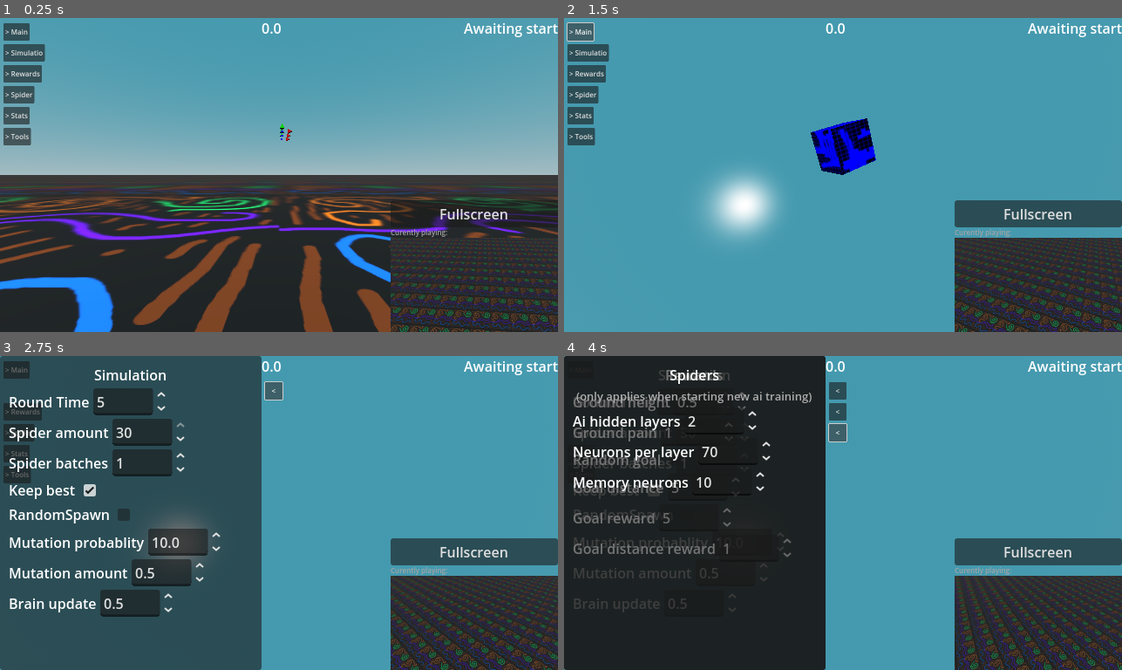
Above: before the commit, frames 1-4 (two rows, left to right).
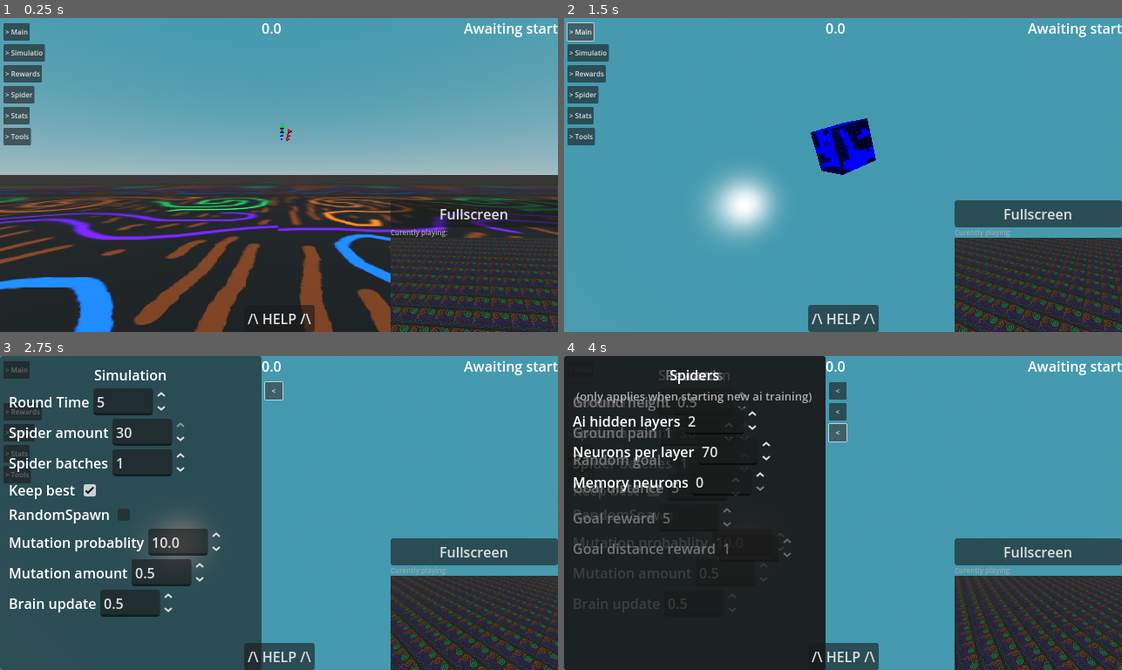
Above: after the commit, the same moments.

Repository: officialErnests/de-ai-ed
Game: Godot game, scene res://scenes/main.tscn
The game is run twice, just before and just after one commit, with the same random seed, the same clock (stepped at 60 frames per second) and the same inputs.
Inputs:
- Up to frame 1 (0.25 s): no input
- Up to frame 2 (1.5 s): click "> Main" at 0.5 s; click "<" at 1.25 s
- Up to frame 3 (2.75 s): click "> Simulatio" at 2 s
- Up to frame 4 (4 s): click "> Rewards" at 2.75 s; click "> Spider" at 3.5 s

The runs differ from the first frame. In frame 1, 1.4% of the frame differs, in the area x 0-94%, y 57-100%; in frame 2, 1.1%; in frame 3, 1.1%; in frame 4, 0.9%.

Commit message:
Added readme and instructions in game

Diff:
--- a/scenes/main.tscn
+++ b/scenes/main.tscn
@@ -29,11 +29,11 @@
 
 [sub_resource type="StandardMaterial3D" id="StandardMaterial3D_tbgi4"]
 albedo_texture = ExtResource("1_sugp2")
-uv1_scale = Vector3(1000, 1000, 1000)
+uv1_scale = Vector3(10000, 10000, 10000)
 uv1_triplanar_sharpness = 0.006702052
 
 [sub_resource type="PlaneMesh" id="PlaneMesh_sugp2"]
-size = Vector2(1000, 1000)
+size = Vector2(10000, 10000)
 
 [sub_resource type="PhysicsMaterial" id="PhysicsMaterial_tefeu"]
 
@@ -235,6 +235,7 @@
 script = ExtResource("8_85g3d")
 node = NodePath("../..")
 slide_offset = Vector2(-300, 0)
+slide_steps = 10.0
 slider_open_text = "<"
 slider_close_text = "> Main"
 is_open = false
@@ -374,6 +375,7 @@
 script = ExtResource("8_85g3d")
 node = NodePath("../..")
 slide_offset = Vector2(-300, 0)
+slide_steps = 10.0
 slider_open_text = "<"
 slider_close_text = "> Simulatio"
 is_open = false
@@ -488,6 +490,7 @@
 script = ExtResource("8_85g3d")
 node = NodePath("../..")
 slide_offset = Vector2(-300, 0)
+slide_steps = 10.0
 slider_open_text = "<"
 slider_close_text = "> Rewards"
 is_open = false
@@ -557,7 +560,6 @@
 
 [node name="SpinBox" type="SpinBox" parent="Camera_setup/NeckOrSmthing/Dron/Floating_cam/Gui/Spider/Panel/VBoxContainer/HBoxContainer3"]
 layout_mode = 2
-value = 10.0
 
 [node name="Control" type="Control" parent="Camera_setup/NeckOrSmthing/Dron/Floating_cam/Gui/Spider"]
 z_index = -1
@@ -573,6 +575,7 @@
 script = ExtResource("8_85g3d")
 node = NodePath("../..")
 slide_offset = Vector2(-300, 0)
+slide_steps = 10.0
 slider_open_text = "<"
 slider_close_text = "> Spider"
 is_open = false
@@ -669,6 +672,7 @@
 script = ExtResource("8_85g3d")
 node = NodePath("../..")
 slide_offset = Vector2(-300, 0)
+slide_steps = 10.0
 slider_open_text = "<"
 slider_close_text = "> Stats"
 is_open = false
@@ -811,6 +815,7 @@
 script = ExtResource("8_85g3d")
 node = NodePath("../..")
 slide_offset = Vector2(-300, 0)
+slide_steps = 10.0
 slider_open_text = "<"
 slider_close_text = "> Tools"
 is_open = false
@@ -868,6 +873,376 @@
 theme_override_font_sizes/font_size = 8
 text = "Curently playing:"
 vertical_alignment = 2
+
+[node name="Readme" type="CanvasLayer" parent="Camera_setup/NeckOrSmthing/Dron/Floating_cam"]
+layer = 2
+
+[node name="Panel" type="Panel" parent="Camera_setup/NeckOrSmthing/Dron/Floating_cam/Readme"]
+anchors_preset = -1
+anchor_left = 0.1
+anchor_top = 0.1
+anchor_right = 0.9
+anchor_bottom = 0.9
+grow_horizontal = 2
+grow_vertical = 2
+
+[node name="ScrollContainer" type="ScrollContainer" parent="Camera_setup/NeckOrSmthing/Dron/Floating_cam/Readme/Panel"]
+layout_mode = 1
+anchors_preset = 15
+anchor_right = 1.0
+anchor_bottom = 1.0
+offset_top = 10.0
+offset_right = -4.0
+offset_bottom = -10.0
+grow_horizontal = 2
+grow_vertical = 2
+scroll_vertical = 1096
+horizontal_scroll_mode = 0
+vertical_scroll_mode = 2
+
+[node name="VBoxContainer" type="VBoxContainer" parent="Camera_setup/NeckOrSmthing/Dron/Floating_cam/Readme/Panel/ScrollContainer"]
+custom_minimum_size = Vector2(488, 0)
+layout_mode = 2
+
+[node name="top" type="Label" parent="Camera_setup/NeckOrSmthing/Dron/Floating_cam/Readme/Panel/ScrollContainer/VBoxContainer"]
+layout_mode = 2
+theme_override_colors/font_color = Color(0, 0, 0, 1)
+theme_override_colors/font_outline_color = Color(1, 1, 1, 1)
+theme_override_constants/outline_size = 30
+theme_override_font_sizes/font_size = 50
+text = "DEAIED"
+horizontal_alignment = 1
+
+[node name="smaller" type="Label" parent="Camera_setup/NeckOrSmthing/Dron/Floating_cam/Readme/Panel/ScrollContainer/VBoxContainer"]
+layout_mode = 2
+theme_override_colors/font_color = Color(0.76240367, 0.76240367, 0.76240367, 1)
+text = "aka Terry simulator 2000"
+horizontal_alignment = 1
+
+[node name="middle" type="Label" parent="Camera_setup/NeckOrSmthing/Dron/Floating_cam/Readme/Panel/ScrollContainer/VBoxContainer"]
+layout_mode = 2
+theme_override_constants/outline_size = 10
+theme_override_font_sizes/font_size = 30
+text = "Quick intro"
+horizontal_alignment = 1
+
+[node name="p" type="Label" parent="Camera_setup/NeckOrSmthing/Dron/Floating_cam/Readme/Panel/ScrollContainer/VBoxContainer"]
+layout_mode = 2
+text = "DEAIED is a digital simulation of spiders called Terry
+Terry use neural network to controll their movement.
+
+What is Terryis goal?
+Quite simple, stay above some height and reaach target.
+
+Also movement:
+Wasd - move
+Esc  - exit mouse lock
+Right click - enter / exit mouse lock
+Left clink - exit mouse lock / use tool"
+horizontal_alignment = 1
+
+[node name="middle2" type="Label" parent="Camera_setup/NeckOrSmthing/Dron/Floating_cam/Readme/Panel/ScrollContainer/VBoxContainer"]
+layout_mode = 2
+theme_override_constants/outline_size = 10
+theme_override_font_sizes/font_size = 30
+text = "Quick overview"
+horizontal_alignment = 1
+
+[node name="p2" type="Label" parent="Camera_setup/NeckOrSmthing/Dron/Floating_cam/Readme/Panel/ScrollContainer/VBoxContainer"]
+layout_mode = 2
+text = "In this project you have simple gui
+
+- preview in bottom right
+- generation in top right
+- timer at top
+- help button at bottom
+- simulation controll and settings on left"
+horizontal_alignment = 1
+
+[node name="small" type="Label" parent="Camera_setup/NeckOrSmthing/Dron/Floating_cam/Readme/Panel/ScrollContainer/VBoxContainer"]
+layout_mode = 2
+theme_override_colors/font_outline_color = Color(0, 0, 0.5137255, 1)
+theme_override_constants/outline_size = 5
+theme_override_font_sizes/font_size = 25
+text = "Tab - Main"
+horizontal_alignment = 1
+
+[node name="p3" type="Label" parent="Camera_setup/NeckOrSmthing/Dron/Floating_cam/Readme/Panel/ScrollContainer/VBoxContainer"]
+layout_mode = 2
+text = "Main tab controlls the simulation
+
+- You can start training here
+- Pause training
+- Finnish batch
+- Save your creation
+- Open save folder
+- Refresh saves folder
+- And load Terries"
+horizontal_alignment = 1
+
+[node name="small2" type="Label" parent="Camera_setup/NeckOrSmthing/Dron/Floating_cam/Readme/Panel/ScrollContainer/VBoxContainer"]
+layout_mode = 2
+theme_override_colors/font_outline_color = Color(0, 0, 0.5137255, 1)
+theme_override_constants/outline_size = 5
+theme_override_font_sizes/font_size = 25
+text = "Tab - Simulation"
+horizontal_alignment = 1
+
+[node name="p4" type="Label" parent="Camera_setup/NeckOrSmthing/Dron/Floating_cam/Readme/Panel/ScrollContainer/VBoxContainer"]
+layout_mode = 2
+text = "Simulation tab is where all the simulation thingies hide
+
+- Set how each simulation runs for
+- How many spiders are spawned per batch
+- How many batches are spawned per simulation
+- Is the best Terry kept trough simulations
+- Is terry spawned randomly
+- How likely is to mutate neuron
+- How much the neuron mutates (in range)
+- How fast the brainn updates aka thinking cycle"
+horizontal_alignment = 1
+
+[node name="small3" type="Label" parent="Camera_setup/NeckOrSmthing/Dron/Floating_cam/Readme/Panel/ScrollContainer/VBoxContainer"]
+layout_mode = 2
+theme_override_colors/font_outline_color = Color(0, 0, 0.5137255, 1)
+theme_override_constants/outline_size = 5
+theme_override_font_sizes/font_size = 25
+text = "Tab - Rewards"
+horizontal_alignment = 1
+
+[node name="p5" type="Label" parent="Camera_setup/NeckOrSmthing/Dron/Floating_cam/Readme/Panel/ScrollContainer/VBoxContainer"]
+layout_mode = 2
+text = "Rewards tab is to do everything how terry gets hurt
+and also how he gets rewards
+
+- How hig Terry has to go up not to get hurt
+(indicated by him beeing red)
+- How much Terry is hurt if below this treshold
+- Spawns goals in random direction
+- How far goal is from Terry
+- How much terry gets from goal
+- How much terry gets for aproaching goal"
+horizontal_alignment = 1
+
+[node name="small4" type="Label" parent="Camera_setup/NeckOrSmthing/Dron/Floating_cam/Readme/Panel/ScrollContainer/VBoxContainer"]
+layout_mode = 2
+theme_override_colors/font_outline_color = Color(0, 0, 0.5137255, 1)
+theme_override_constants/outline_size = 5
+theme_override_font_sizes/font_size = 25
+text = "Tab - Spider"
+horizontal_alignment = 1
+
+[node name="p6" type="Label" parent="Camera_setup/NeckOrSmthing/Dron/Floating_cam/Readme/Panel/ScrollContainer/VBoxContainer"]
+layout_mode = 2
+text = "Spider tab is for Terries brain
+It only comes in effect if you start a new simulation
+(More about these at the bottom [Explanation])
+
+- How many hidden neurons Terry has
+- How many neurons per hidden layer
+- How many memory neurons Terry has
+(Memory neurons let terry remember, aka set info)"
+horizontal_alignment = 1
+
+[node name="small5" type="Label" parent="Camera_setup/NeckOrSmthing/Dron/Floating_cam/Readme/Panel/ScrollContainer/VBoxContainer"]
+layout_mode = 2
+theme_override_colors/font_outline_color = Color(0, 0, 0.5137255, 1)
+theme_override_constants/outline_size = 5
+theme_override_font_sizes/font_size = 25
+text = "Tab - Statistics"
+horizontal_alignment = 1
+
+[node name="p7" type="Label" parent="Camera_setup/NeckOrSmthing/Dron/Floating_cam/Readme/Panel/ScrollContainer/VBoxContainer"]
+layout_mode = 2
+text = "Statistics is simply to show or hide graphs
+Graphs can be located in simulation
+(they all just show or hide statistics)"
+horizontal_alignment = 1
+
+[node name="small6" type="Label" parent="Camera_setup/NeckOrSmthing/Dron/Floating_cam/Readme/Panel/ScrollContainer/VBoxContainer"]
+layout_mode = 2
+theme_override_colors/font_outline_color = Color(0, 0, 0.5137255, 1)
+theme_override_constants/outline_size = 5
+theme_override_font_sizes/font_size = 25
+text = "Tab - Tools"
+horizontal_alignment = 1
+
+[node name="p8" type="Label" parent="Camera_setup/NeckOrSmthing/Dron/Floating_cam/Readme/Panel/ScrollContainer/VBoxContainer"]
+layout_mode = 2
+text = "Tool tab is used for picking tools to interact
+or view the simulation
+
+- Viewer, Drager and Killer are tools
+Each of em is indicated by difrent colors
+Viewer - Puts selected Terry in preview
+Drager - Moves selected Terry around
+Killer - Kills selected Terry (can't kill the last Terry)
+- Per which generation terry is saved
+- Loads all Terries in preview from save
+Used for timelapse n stuff
+- Loads specific Terry in preview
+- Starts a new generation from selected Terry
+(Used if you have Terry that u liked in preview)"
+horizontal_alignment = 1
+
+[node name="small7" type="Label" parent="Camera_setup/NeckOrSmthing/Dron/Floating_cam/Readme/Panel/ScrollContainer/VBoxContainer"]
+layout_mode = 2
+theme_override_colors/font_outline_color = Color(0, 0, 0.5137255, 1)
+theme_override_constants/outline_size = 5
+theme_override_font_sizes/font_size = 25
+text = "Timer"
+horizontal_alignment = 1
+
+[node name="p9" type="Label" parent="Camera_setup/NeckOrSmthing/Dron/Floating_cam/Readme/Panel/ScrollContainer/VBoxContainer"]
+layout_mode = 2
+text = "At the top is timer that counts down the end of simulation
+when timer ends it picks best Terries and reloads simulation"
+horizontal_alignment = 1
+
+[node name="small8" type="Label" parent="Camera_setup/NeckOrSmthing/Dron/Floating_cam/Readme/Panel/ScrollContainer/VBoxContainer"]
+layout_mode = 2
+theme_override_colors/font_outline_color = Color(0, 0, 0.5137255, 1)
+theme_override_constants/outline_size = 5
+theme_override_font_sizes/font_size = 25
+text = "Generation"
+horizontal_alignment = 1
+
+[node name="p10" type="Label" parent="Camera_setup/NeckOrSmthing/Dron/Floating_cam/Readme/Panel/ScrollContainer/VBoxContainer"]
+layout_mode = 2
+text = "At top right shows which generation is curent"
+horizontal_alignment = 1
+
+[node name="small9" type="Label" parent="Camera_setup/NeckOrSmthing/Dron/Floating_cam/Readme/Panel/ScrollContainer/VBoxContainer"]
+layout_mode = 2
+theme_override_colors/font_outline_color = Color(0, 0, 0.5137255, 1)
+theme_override_constants/outline_size = 5
+theme_override_font_sizes/font_size = 25
+text = "Preview"
+horizontal_alignment = 1
+
+[node name="p11" type="Label" parent="Camera_setup/NeckOrSmthing/Dron/Floating_cam/Readme/Panel/ScrollContainer/VBoxContainer"]
+layout_mode = 2
+text = "Preview is at bottom right
+It is used to spectate best spider
+(there is text on what is beeing loaded curently)
+Fullscreen button can be pressed to put preview fullscreen"
+horizontal_alignment = 1
+
+[node name="middle3" type="Label" parent="Camera_setup/NeckOrSmthing/Dron/Floating_cam/Readme/Panel/ScrollContainer/VBoxContainer"]
+layout_mode = 2
+theme_override_constants/outline_size = 10
+theme_override_font_sizes/font_size = 30
+text = "How Terry works?"
+horizontal_alignment = 1
+
+[node name="small10" type="Label" parent="Camera_setup/NeckOrSmthing/Dron/Floating_cam/Readme/Panel/ScrollContainer/VBoxContainer"]
+layout_mode = 2
+theme_override_colors/font_outline_color = Color(0, 0, 0.5137255, 1)
+theme_override_constants/outline_size = 5
+theme_override_font_sizes/font_size = 25
+text = "Thinking"
+horizontal_alignment = 1
+
+[node name="p12" type="Label" parent="Camera_setup/NeckOrSmthing/Dron/Floating_cam/Readme/Panel/ScrollContainer/VBoxContainer"]
+layout_mode = 2
+text = "Terry uses Neurons to think
+There is 52 Input neurons
+which are the neurons on leg rotation and hinge rotation
+goal direction and others
+
+And Terry has 24 outputs
+x and y rotation for base leg
+and y rotation for tail leg
+
+Also memory neurons
+which are there for memory
+terry can output values to these and then
+those values will be fed back into inputs"
+horizontal_alignment = 1
+
+[node name="small11" type="Label" parent="Camera_setup/NeckOrSmthing/Dron/Floating_cam/Readme/Panel/ScrollContainer/VBoxContainer"]
+layout_mode = 2
+theme_override_colors/font_outline_color = Color(0, 0, 0.5137255, 1)
+theme_override_constants/outline_size = 5
+theme_override_font_sizes/font_size = 25
+text = "Rewards and selection"
+horizontal_alignment = 1
+
+[node name="p13" type="Label" parent="Camera_setup/NeckOrSmthing/Dron/Floating_cam/Readme/Panel/ScrollContainer/VBoxContainer"]
+layout_mode = 2
+text = "After time has reached zero selcetion process kicks in
+First it gets the points from each Terry
+They are the time and distance spent under height treshold
+The goals reached
+And the distance to curent goal
+
+Then starts sellection
+The Terry with most points is safe from elemination
+(if setting enabled)
+Then weighted on point difrance new generation of
+Terries is selected, the more points the more likely to survive
+
+Then data is saved
+The avg, min, max and other data is saved
+In order to be able to load it in graph
+Also each 25 rounds (by default but can be changed)]
+There is autosave where best Terry is saved
+Then they all can be played back in preview
+As well trained, branching off"
+horizontal_alignment = 1
+
+[node name="middle4" type="Label" parent="Camera_setup/NeckOrSmthing/Dron/Floating_cam/Readme/Panel/ScrollContainer/VBoxContainer"]
+layout_mode = 2
+theme_override_constants/outline_size = 10
+theme_override_font_sizes/font_size = 30
+text = "Finnal words"
+horizontal_alignment = 1
+
+[node name="p14" type="Label" parent="Camera_setup/NeckOrSmthing/Dron/Floating_cam/Readme/Panel/ScrollContainer/VBoxContainer"]
+layout_mode = 2
+text = "So yeah this took me 48~ hrs and had alot of fun
+There is so many features and debuging
+And it wasn't a smooth ride..
+BUT i did it and this is my biggest project yet :DD
+Also Terry starts to be decent about 500 gen..
+But it is all up to chance, that is how this works
+Also haven't gotten one that starts walkin as well XD
+Ig this is a bit too complex to deal with 52 inputs and
+16 outputs in physics simulation ;u;
+So i'm gonna be spending some time later just trying
+to get THE ONE chosen Terry that can walk XD"
+horizontal_alignment = 1
+
+[node name="Control" type="Control" parent="Camera_setup/NeckOrSmthing/Dron/Floating_cam/Readme"]
+z_index = -1
+layout_mode = 3
+anchors_preset = 15
+anchor_right = 1.0
+anchor_bottom = 1.0
+grow_horizontal = 2
+grow_vertical = 2
+mouse_filter = 2
+
+[node name="Button" type="Button" parent="Camera_setup/NeckOrSmthing/Dron/Floating_cam/Readme/Control" node_paths=PackedStringArray("node")]
+layout_mode = 1
+anchors_preset = 7
+anchor_left = 0.5
+anchor_top = 1.0
+anchor_right = 0.5
+anchor_bottom = 1.0
+offset_left = -10.5
+offset_top = -31.0
+offset_right = 10.5
+grow_horizontal = 2
+grow_vertical = 0
+text = "O"
+script = ExtResource("8_85g3d")
+node = NodePath("../../Panel")
+slide_offset = Vector2(0, 360)
+slide_steps = 10.0
+slider_open_text = "\\/ HELP \\/"
+slider_close_text = "/\\ HELP /\\"
+is_open = false
 
 [node name="Spidersss" type="Node3D" parent="." node_paths=PackedStringArray("start", "pause_button", "force_stop_butto …(965 unchanged characters)…
 script = ExtResource("7_tipki")
--- a/scripts/camera_movement.gd
+++ b/scripts/camera_movement.gd
@@ -9,9 +9,9 @@
 const SPEED = 10
 var distance = 3
 func _input(event):
-	if event.is_action_pressed("scroll_down"):
+	if event.is_action_pressed("scroll_down") and not global.menu_open:
 		distance += 1
-	if event.is_action_pressed("scroll_up"):
+	if event.is_action_pressed("scroll_up") and not global.menu_open:
 		distance -= 1
 	if event.is_action_pressed("ui_cancel"):
 		Input.mouse_mode = Input.MOUSE_MODE_VISIBLE
Not shown, changed: README.md
